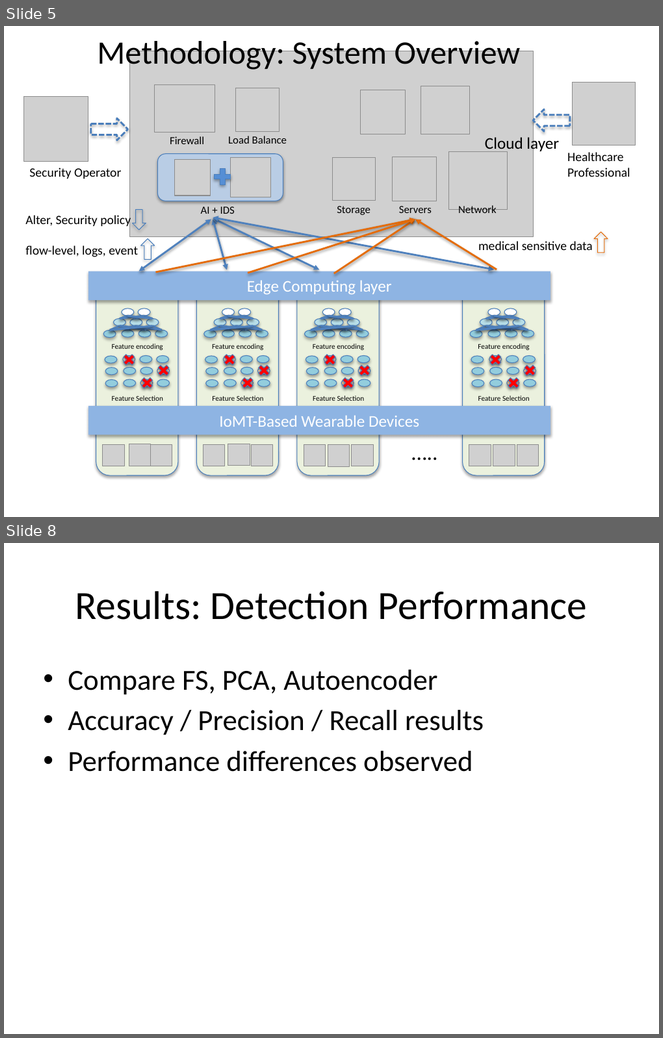
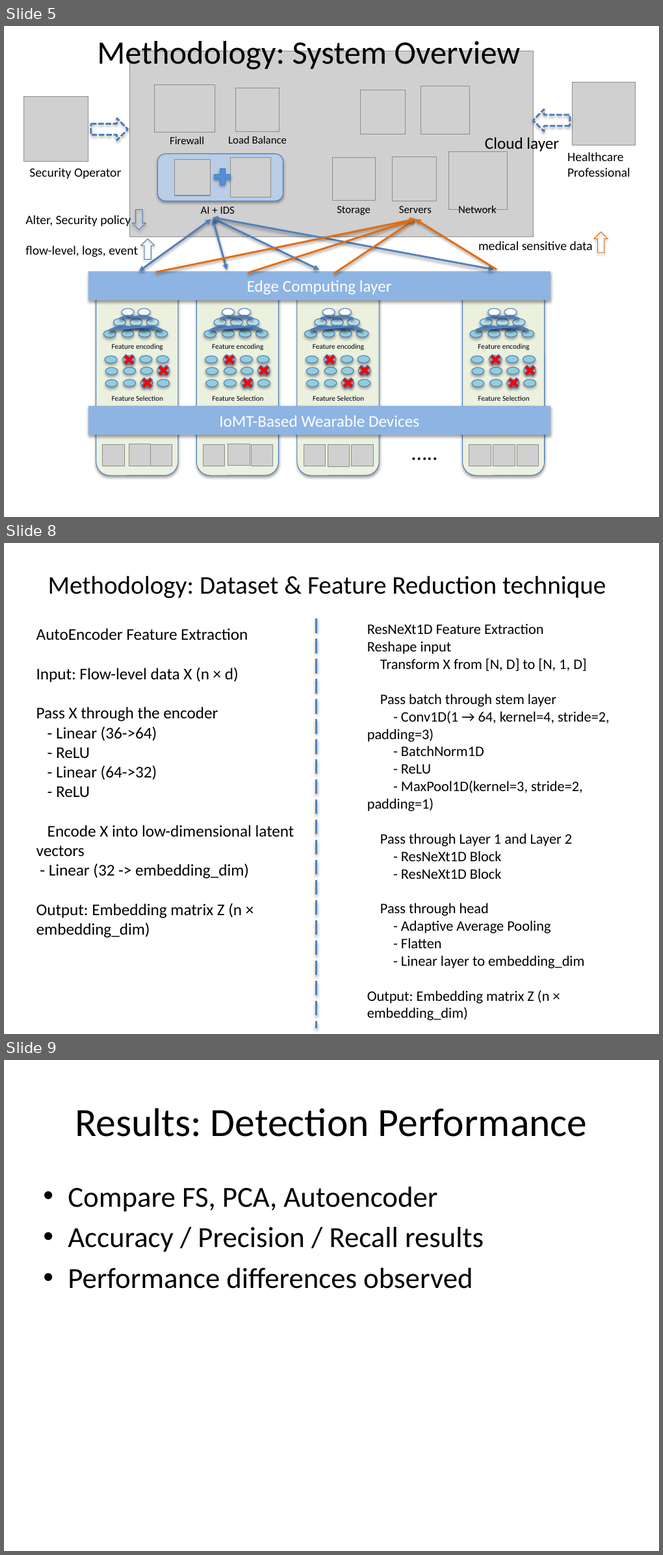
Before and after one commit to YMa10-ACS/Edge-IDS-Framework, a slide deck: Presentation/IoMT_IDS_Presentation.pptx. Shown one above the other, each under a label of ours: slides 5 and 8 before the commit, slides 5, 8 and 9 after it; the slides between them are not shown. The pictures are 663x1038 and 663x1555 pixels, drawn with LibreOffice and Linux fonts; fonts in the diff are those of the drawing; grey boxes stand for pictures. Boxes give left, top, right and bottom in pixels: in the first picture for what was removed or moved away, otherwise in the second. Text is boxed around its words. In the diff, an @@ line names an element or a change of style, - is before the commit and + after.

```diff
--- a/Presentation/IoMT_IDS_Presentation.pptx
+++ b/Presentation/IoMT_IDS_Presentation.pptx
@@ slide 8 added at (x1=4, y1=543, x2=659, y2=1034), background #FFFFFF @@
@@ title added at (x1=48, y1=575, x2=606, y2=598), 28 pt, text #000000 @@
+Methodology: Dataset & Feature Reduction technique
@@ line added from (317, 618) to (317, 1029), #4F81BD 2 pt dashed @@
@@ text added at (x1=36, y1=628, x2=295, y2=938), 18 pt, text #000000 @@
+AutoEncoder Feature Extraction
+Input: Flow-level data X (n × d)
+Pass X through the encoder
+- Linear (36->64)
+- ReLU
+- Linear (64->32)
+- ReLU
+Encode X into low-dimensional latent vectors
+- Linear (32 -> embedding_dim)
+Output: Embedding matrix Z (n × embedding_dim)
@@ text added at (x1=367, y1=624, x2=610, y2=1021), 16 pt, text #000000 @@
+ResNeXt1D Feature Extraction
+Reshape input
+Transform X from [N, D] to [N, 1, D]
+Pass batch through stem layer
+- Conv1D(1 → 64, kernel=4, stride=2, padding=3)
+- BatchNorm1D
+- ReLU
+- MaxPool1D(kernel=3, stride=2, padding=1)
+Pass through Layer 1 and Layer 2
+- ResNeXt1D Block
+- ResNeXt1D Block
+Pass through head
+- Adaptive Average Pooling
+- Flatten
+- Linear layer to embedding_dim
+Output: Embedding matrix Z (n × embedding_dim)
@@ what was slide 8 is now slide 9 @@
```
Also in this commit, not shown: 2 slides changed, 1 slide removed, 11 other files.
